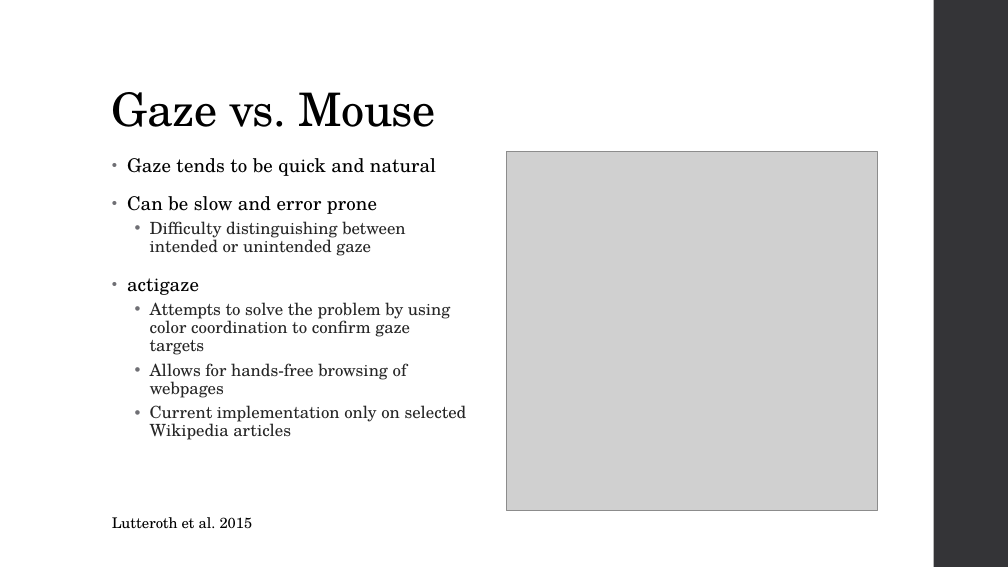
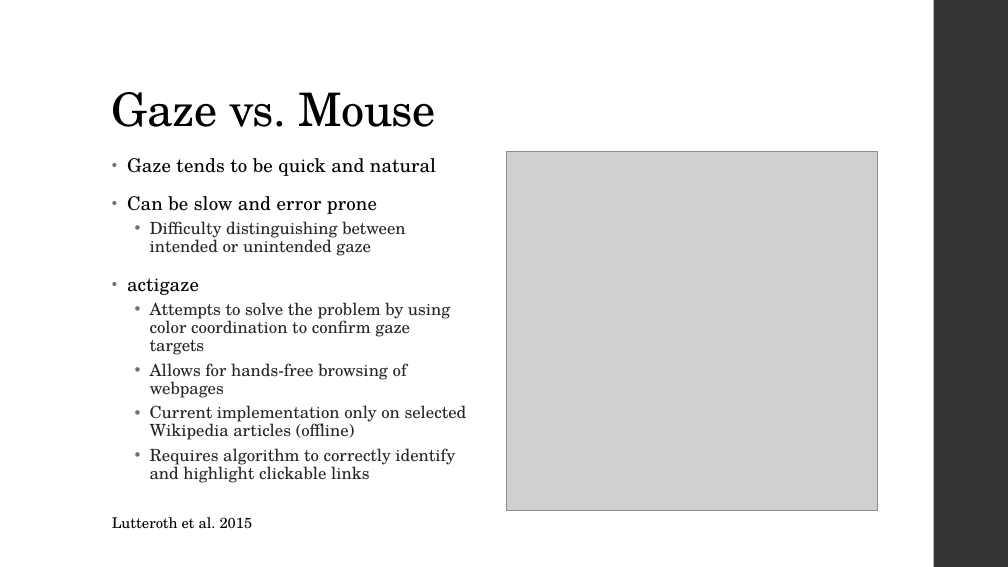
Before and after one commit to diederichk/StepCounter, a slide deck: slide 4 of MidtermPresentation/Diederich_MidtermPresentation.pptx. Drawn at 1008x567 pixels with LibreOffice and Linux fonts; fonts in the diff are those of the drawing; grey boxes stand for pictures. Boxes give left, top, right and bottom in pixels: in the first picture for what was removed or moved away, otherwise in the second. Text is boxed around its words. In the diff, an @@ line names an element or a change of style, - is before the commit and + after.

```diff
--- a/MidtermPresentation/Diederich_MidtermPresentation.pptx
+++ b/MidtermPresentation/Diederich_MidtermPresentation.pptx
@@ text at (x1=150, y1=405, x2=467, y2=483): text changed @@
-  • Current implementation only on selected Wikipedia articles
+  • Current implementation only on selected Wikipedia articles (offline)
+  • Requires algorithm to correctly identify and highlight clickable links
```
Also in this commit, not shown: 1 other slide changed, 1 slide added, 1 slide removed, 4 other files.
